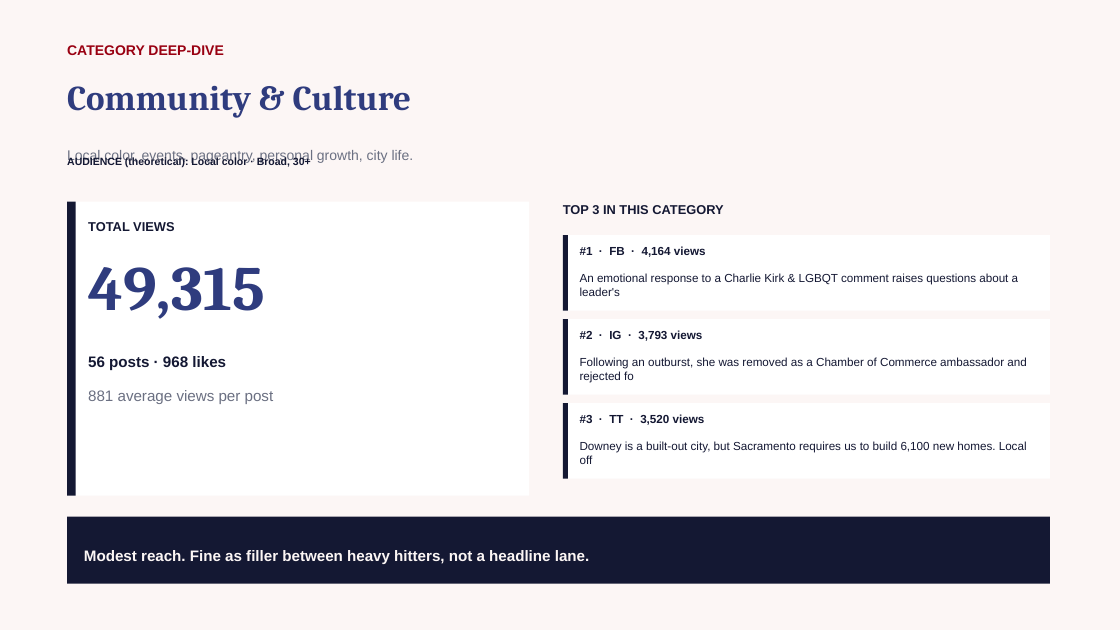
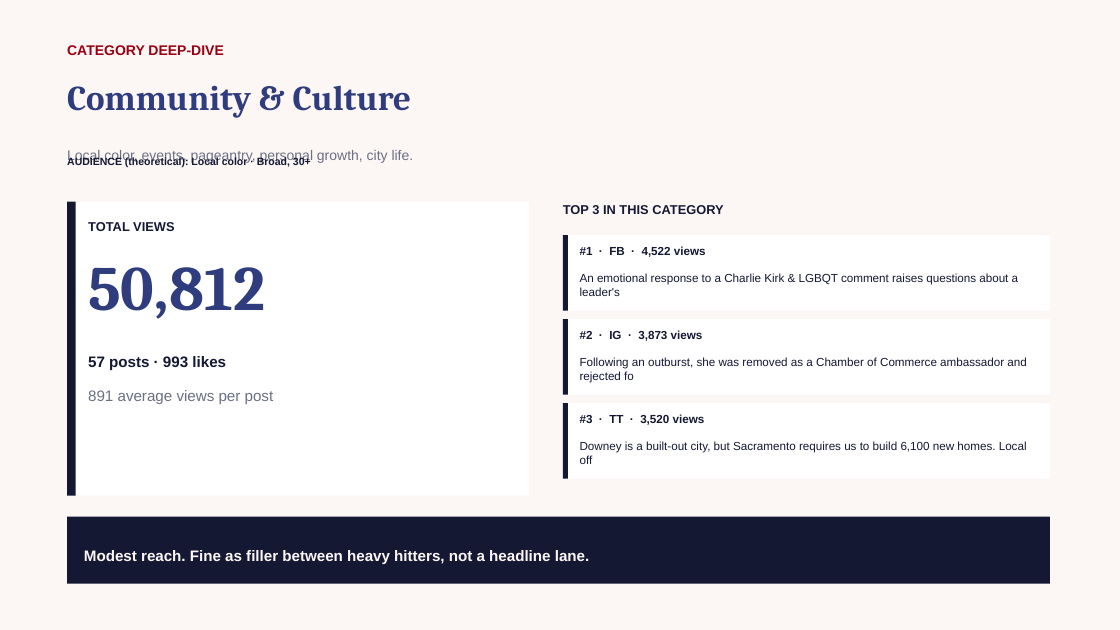
Before and after one commit to zvmmer/talking-downey-kpis, a slide deck: slide 9 of SPONSOR_CONTENT_REPORT.pptx. Drawn at 1120x630 pixels with LibreOffice and Linux fonts; fonts in the diff are those of the drawing. Boxes give left, top, right and bottom in pixels: in the first picture for what was removed or moved away, otherwise in the second. Text is boxed around its words. In the diff, an @@ line names an element or a change of style, - is before the commit and + after.

```diff
--- a/SPONSOR_CONTENT_REPORT.pptx
+++ b/SPONSOR_CONTENT_REPORT.pptx
@@ text at box(88, 267, 265, 319): text changed @@
-49,315
+50,812
@@ text at box(580, 246, 706, 257): text changed @@
-#1 · FB · 4,164 views
+#1 · FB · 4,522 views
@@ text at box(88, 356, 226, 370): text changed @@
-56 posts · 968 likes
+57 posts · 993 likes
@@ text at box(580, 330, 703, 341): text changed @@
-#2 · IG · 3,793 views
+#2 · IG · 3,873 views
```
Also in this commit, not shown: 13 other slides changed, 5 other files.
